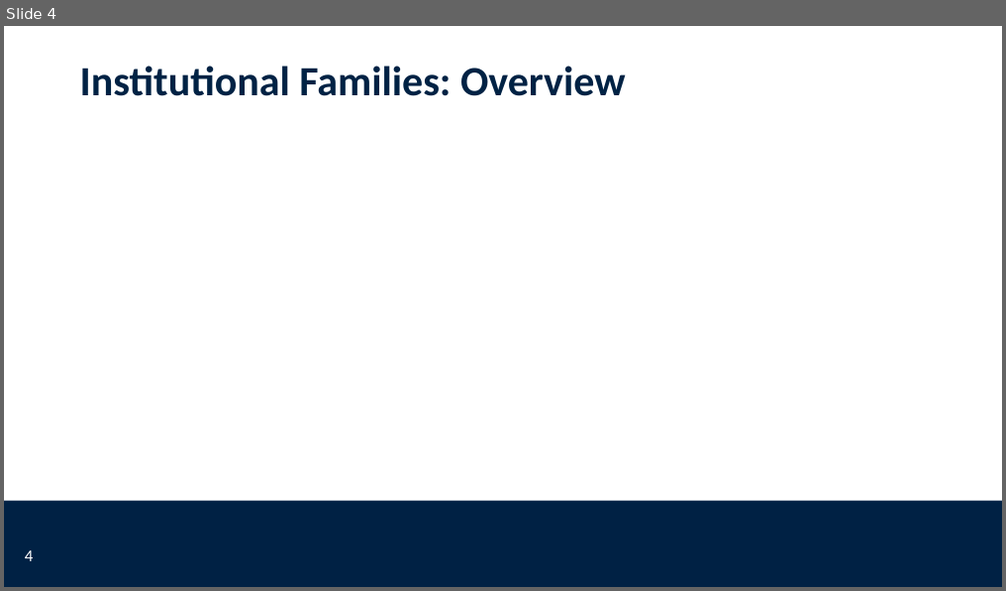
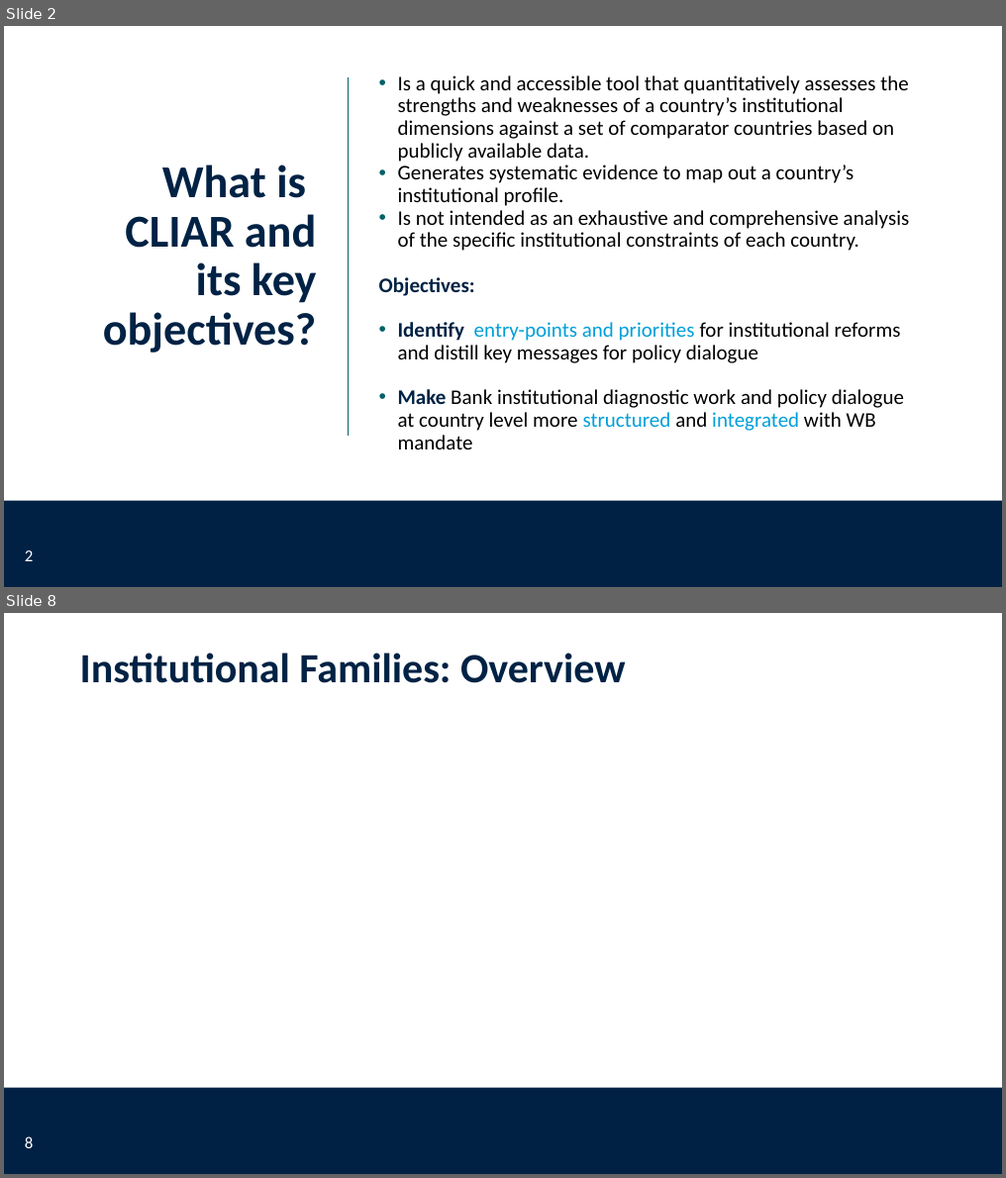
Before and after one commit to worldbank/institutional-assessment-dashboard, a slide deck: app/www/CLIAR_template.pptx. Shown one above the other, each under a label of ours: slide 4 before the commit, slides 2 and 8 after it; the slides between them are not shown. The pictures are 1006x591 and 1006x1178 pixels, drawn with LibreOffice and Linux fonts; fonts in the diff are those of the drawing; background and template pictures are left out. Boxes give left, top, right and bottom in pixels: in the first picture for what was removed or moved away, otherwise in the second. Text is boxed around its words. In the diff, an @@ line names an element or a change of style, - is before the commit and + after.

```diff
--- a/app/www/CLIAR_template.pptx
+++ b/app/www/CLIAR_template.pptx
@@ slide 2 added at box(4, 26, 1002, 587), background #FFFFFF; not listed: 1 template element that a slide beside it also shows @@
@@ line added from (348, 77) to (348, 436), #046068 0.5 pt @@
@@ text added at box(379, 76, 910, 450), 20 pt, text #000000 @@
+• Is a quick and accessible tool that quantitatively assesses the strengths and weaknesses of a country’s institutional dimensions against a set of comparator countries based on publicly available data.
+• Generates systematic evidence to map out a country’s institutional profile.
+• Is not intended as an exhaustive and comprehensive analysis of the specific institutional constraints of each country.
+Objectives:
+• Identify entry-points and priorities for institutional reforms and distill key messages for policy dialogue
+• Make Bank institutional diagnostic work and policy dialogue at country level more structured and integrated with WB mandate
@@ title added at box(103, 165, 317, 353), 44 pt, text #002244, bold @@
+What is CLIAR and its key objectives?
@@ page number added at box(25, 551, 33, 562), 16 pt, text #FFFFFF @@
+2
@@ what was slide 4 is now slide 8 @@
@@ page number at box(25, 1137, 33, 1149): text changed @@
-4
+8
```
Also in this commit, not shown: 2 slides changed, 5 other slides added, 1 slide removed.
